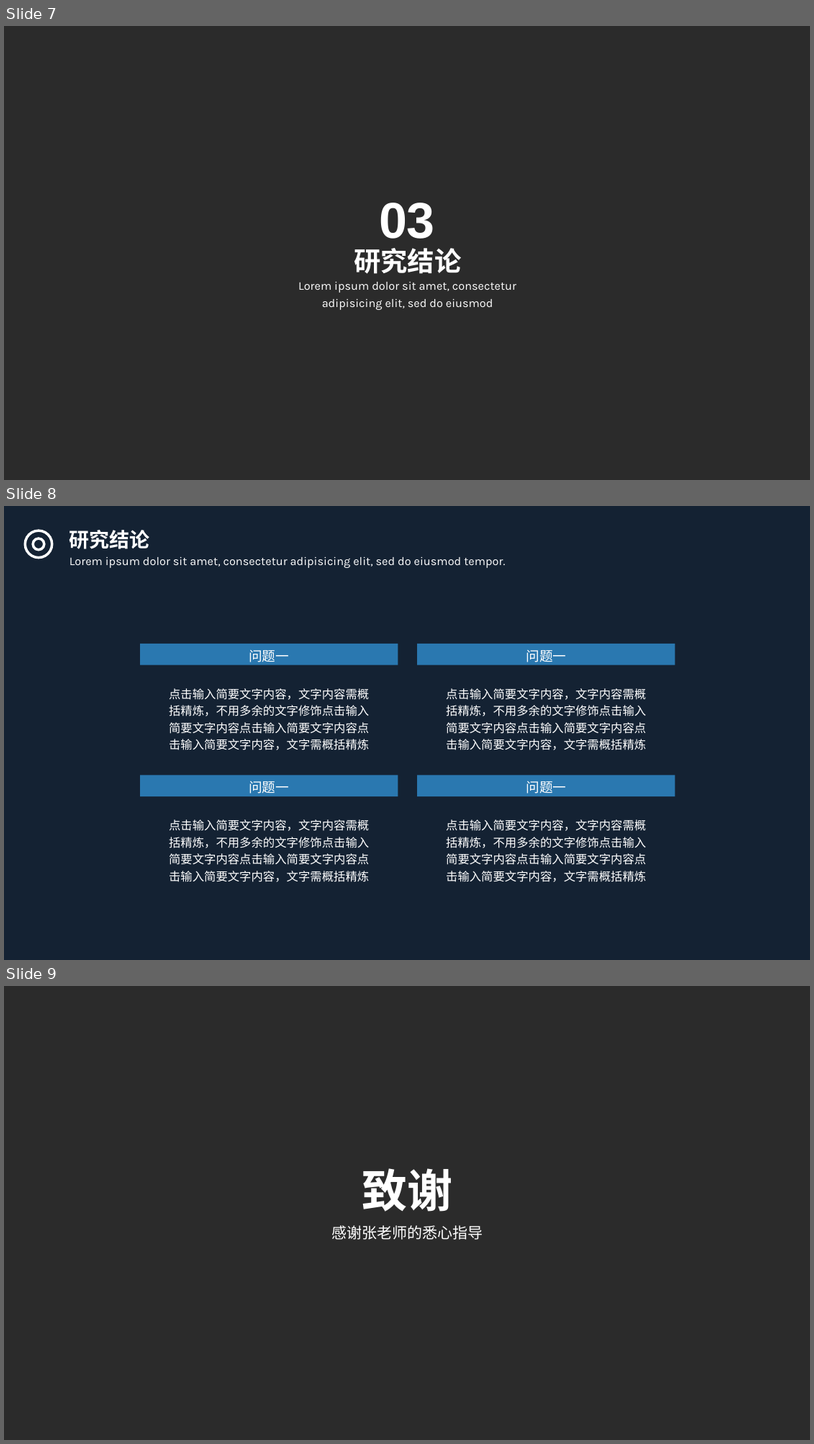
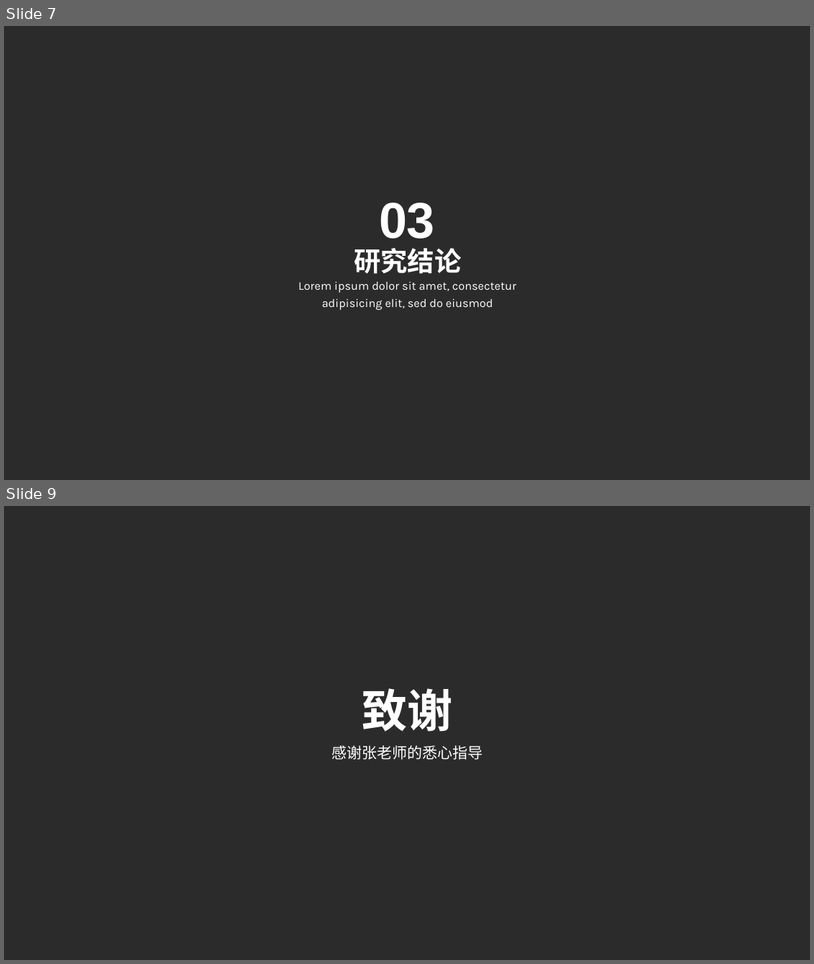
Before and after one commit to nophi-iryden/20151104826-jiaxin, a slide deck: 毕业设计/20151104826-贾鑫-开题报告.pptx. Shown one above the other, each under a label of ours: slides 7, 8 and 9 before the commit, slides 7 and 9 after it; the slides between them are not shown. The pictures are 814x1444 and 814x964 pixels, drawn with LibreOffice and Linux fonts; fonts in the diff are those of the drawing; background and template pictures are left out; a plain dark background stands for a picture behind light text. Boxes give left, top, right and bottom in pixels: in the first picture for what was removed or moved away, otherwise in the second. Text is boxed around its words. In the diff, an @@ line names an element or a change of style, - is before the commit and + after.

```diff
--- a/毕业设计/20151104826-贾鑫-开题报告.pptx
+++ b/毕业设计/20151104826-贾鑫-开题报告.pptx
@@ slide 8 removed at <box>4,506,810,960</box>, background #142233 @@
@@ ellipse removed at <box>25,530,52,558</box> @@
@@ ellipse removed at <box>33,538,44,550</box> @@
@@ text removed at <box>69,530,149,549</box> @@
-研究结论
@@ text removed at <box>70,557,505,568</box> @@
-Lorem ipsum dolor sit amet, consectetur adipisicing elit, sed do eiusmod tempor.
@@ rectangle removed at <box>140,644,399,664</box> @@
-问题一
@@ rectangle removed at <box>418,644,676,664</box> @@
-问题一
@@ text removed at <box>169,688,369,750</box> @@
-点击输入简要文字内容，文字内容需概括精炼，不用多余的文字修饰点击输入简要文字内容点击输入简要文字内容点击输入简要文字内容，文字需概括精炼
@@ text removed at <box>446,688,646,750</box> @@
-点击输入简要文字内容，文字内容需概括精炼，不用多余的文字修饰点击输入简要文字内容点击输入简要文字内容点击输入简要文字内容，文字需概括精炼
@@ rectangle removed at <box>140,775,399,796</box> @@
-问题一
@@ rectangle removed at <box>418,775,676,796</box> @@
-问题一
@@ text removed at <box>169,819,369,882</box> @@
-点击输入简要文字内容，文字内容需概括精炼，不用多余的文字修饰点击输入简要文字内容点击输入简要文字内容点击输入简要文字内容，文字需概括精炼
@@ text removed at <box>446,819,646,882</box> @@
-点击输入简要文字内容，文字内容需概括精炼，不用多余的文字修饰点击输入简要文字内容点击输入简要文字内容点击输入简要文字内容，文字需概括精炼
```
Also in this commit, not shown: 3 slides changed, 1 slide added.
